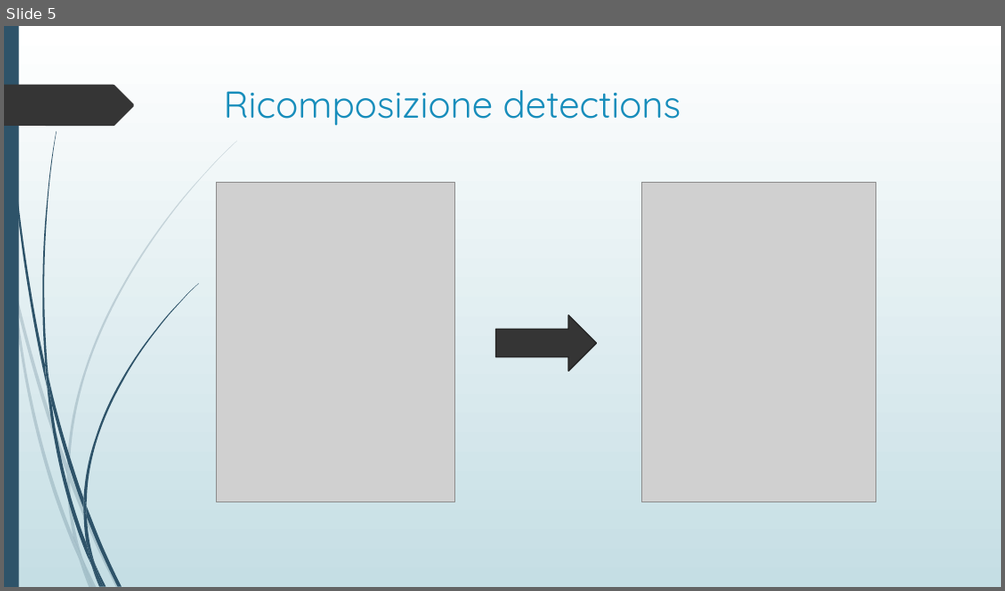
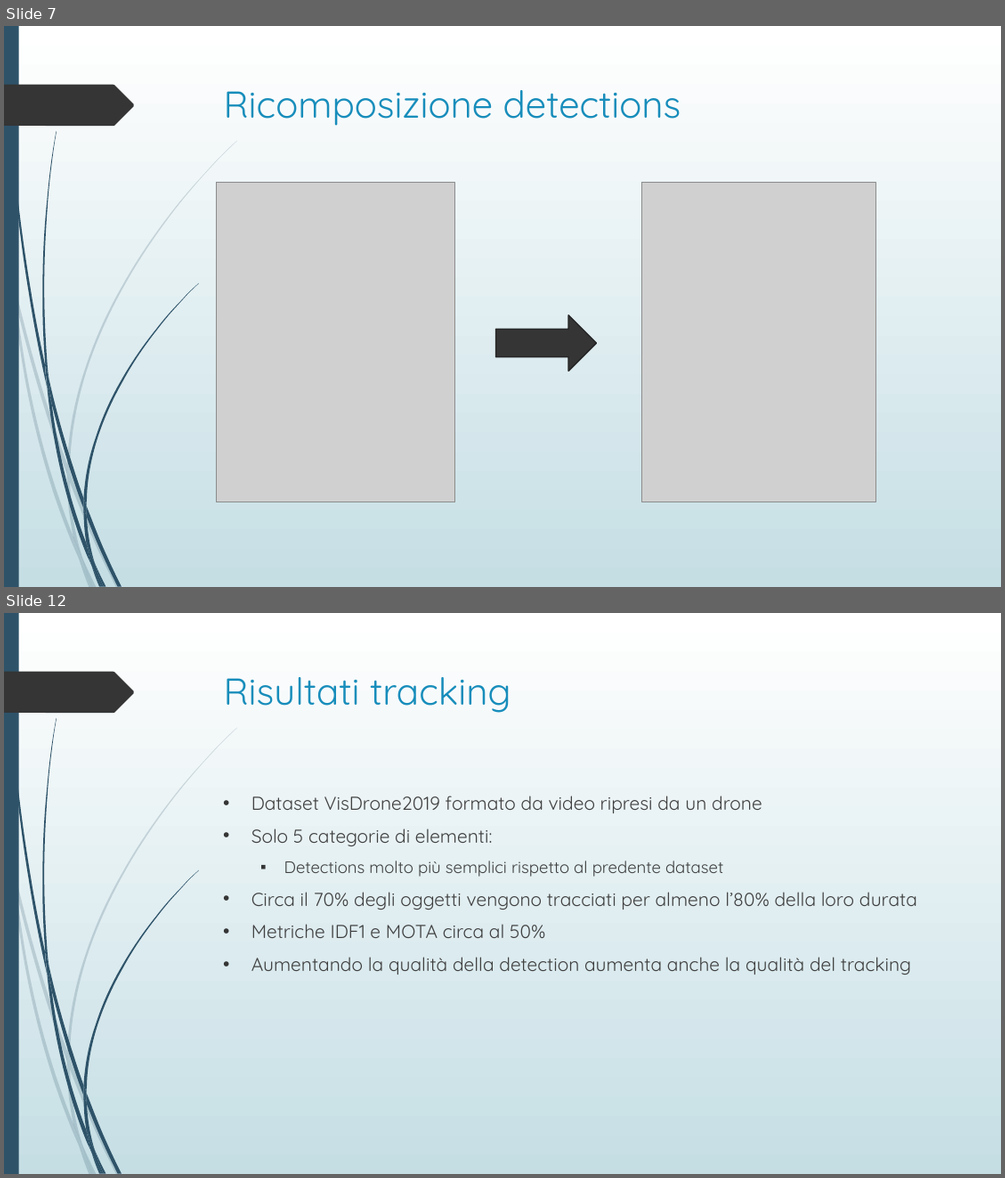
Before and after one commit to davide97l/Tesi-Laurea-Triennale, a slide deck: presentazione_tesi.pptx. Shown one above the other, each under a label of ours: slide 5 before the commit, slides 7 and 12 after it; the slides between them are not shown. The pictures are 1005x591 and 1005x1178 pixels, drawn with LibreOffice and Linux fonts; fonts in the diff are those of the drawing; grey boxes stand for pictures. Boxes give left, top, right and bottom in pixels: in the first picture for what was removed or moved away, otherwise in the second. Text is boxed around its words. In the diff, an @@ line names an element or a change of style, - is before the commit and + after.

```diff
--- a/presentazione_tesi.pptx
+++ b/presentazione_tesi.pptx
@@ slide 12 added at (x1=4, y1=613, x2=1001, y2=1174), background gradient #FFFFFF to #C5DEE5; not listed: 24 template elements that a slide beside it also shows @@
@@ title added at (x1=224, y1=677, x2=511, y2=713), 36 pt, text #178DBB @@
+Risultati tracking
@@ text added at (x1=251, y1=795, x2=917, y2=974), 18 pt, text #404040 @@
+• Dataset VisDrone2019 formato da video ripresi da un drone
+• Solo 5 categorie di elementi:
+  ▪ Detections molto più semplici rispetto al predente dataset
+• Circa il 70% degli oggetti vengono tracciati per almeno l’80% della loro durata
+• Metriche IDF1 e MOTA circa al 50%
+• Aumentando la qualità della detection aumenta anche la qualità del tracking
@@ what was slide 5 is now slide 7 @@
```
Also in this commit, not shown: 4 slides changed, 5 other slides added, 5 slides removed, 12 other files.
